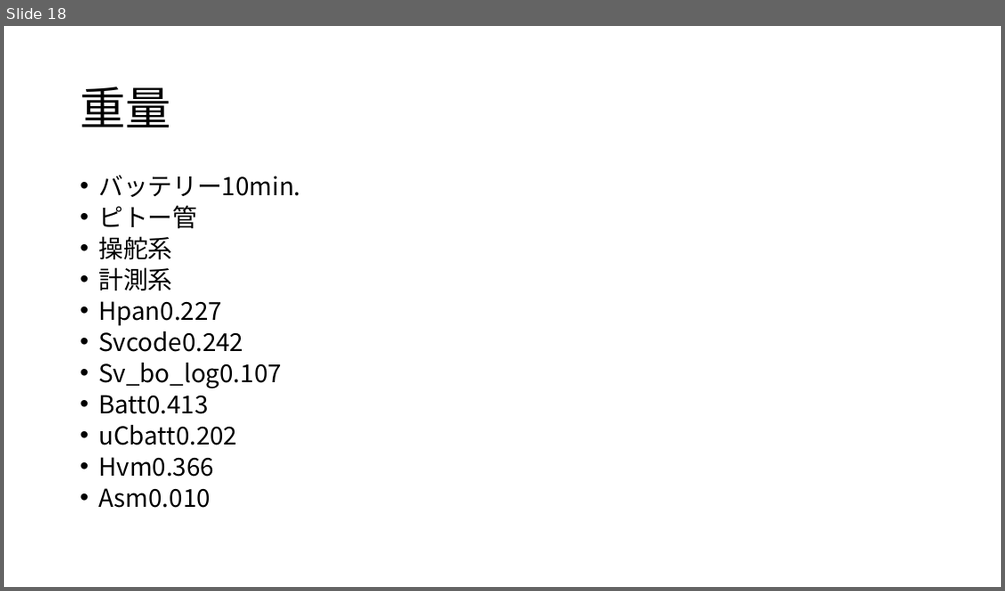
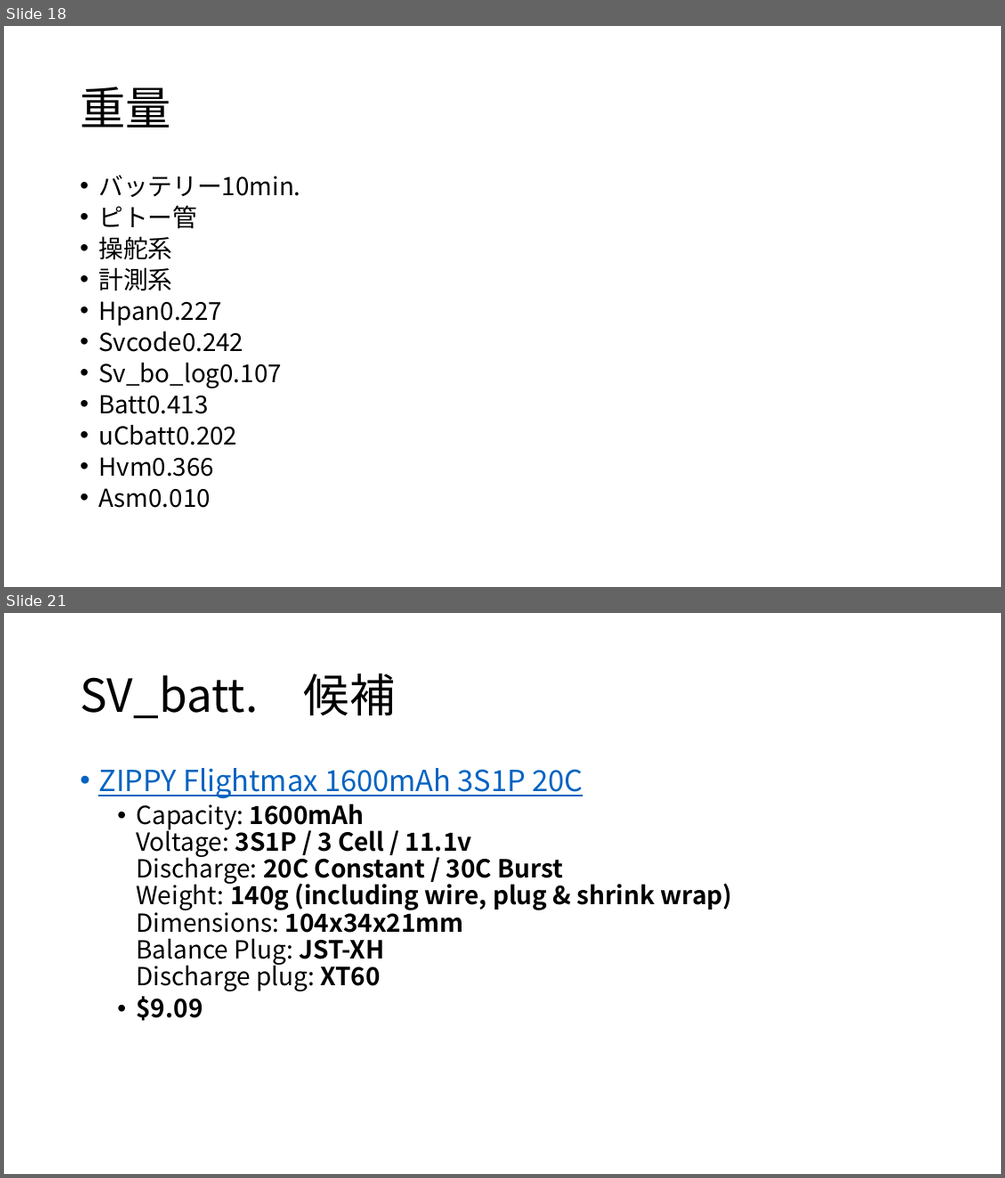
Before and after one commit to TORICA/avio17, a slide deck: 電装全体構成_TORICA_17_LUMINOUS.pptx. Shown one above the other, each under a label of ours: slide 18 before the commit, slides 18 and 21 after it; the slides between them are not shown. The pictures are 1005x591 and 1005x1178 pixels, drawn with LibreOffice and Linux fonts; fonts in the diff are those of the drawing. Boxes give left, top, right and bottom in pixels: in the first picture for what was removed or moved away, otherwise in the second. Text is boxed around its words. In the diff, an @@ line names an element or a change of style, - is before the commit and + after.

```diff
--- a/電装全体構成_TORICA_17_LUMINOUS.pptx
+++ b/電装全体構成_TORICA_17_LUMINOUS.pptx
@@ slide 21 added at bbox=[4, 613, 1001, 1174], background #FFFFFF @@
@@ title added at bbox=[80, 674, 396, 719], 44 pt, text #000000 @@
+SV_batt. 候補
@@ text added at bbox=[98, 768, 733, 1021], 24 pt, text #000000, bold @@
+• ZIPPY Flightmax 1600mAh 3S1P 20C
+  • Capacity: 1600mAh
+    Voltage: 3S1P / 3 Cell / 11.1v
+    Discharge: 20C Constant / 30C Burst
+    Weight: 140g (including wire, plug & shrink wrap)
+    Dimensions: 104x34x21mm
+    Balance Plug: JST-XH
+    Discharge plug: XT60
+  • $9.09
```
Also in this commit, not shown: 2 other slides added.
